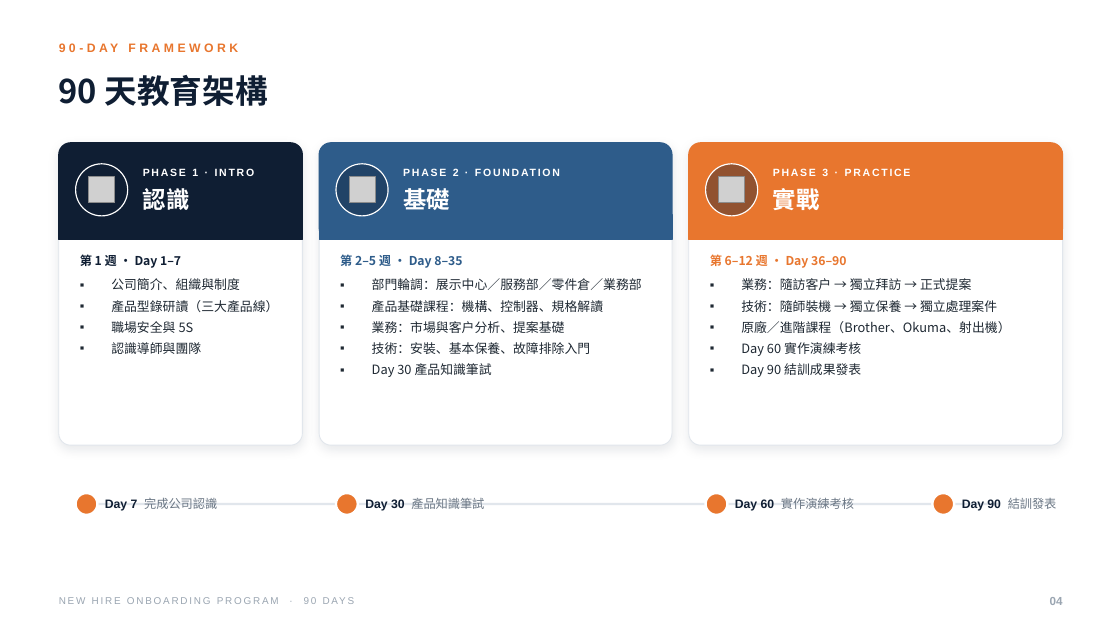
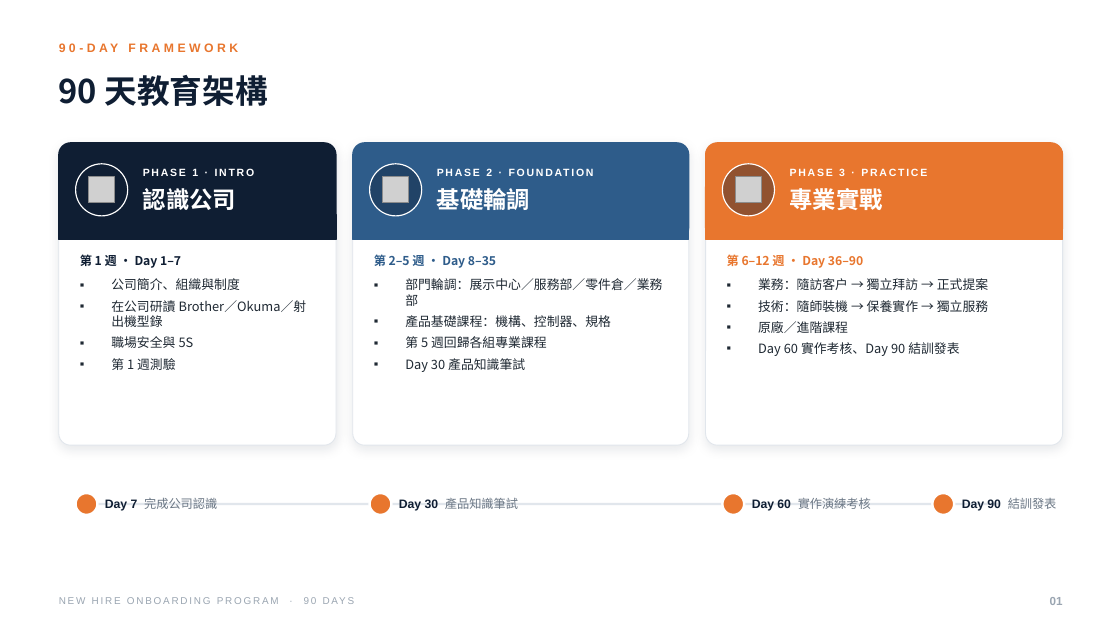
Before and after one commit to KiyotaJesse/apex-public-data, a slide deck: slide 2 of 新人90天教育訓練計畫.pptx (slide 5 before the commit). Drawn at 1120x630 pixels with LibreOffice and Linux fonts; fonts in the diff are those of the drawing; grey boxes stand for pictures. Boxes give left, top, right and bottom in pixels: in the first picture for what was removed or moved away, otherwise in the second. Text is boxed around its words. In the diff, an @@ line names an element or a change of style, - is before the commit and + after.

```diff
--- a/新人90天教育訓練計畫.pptx
+++ b/新人90天教育訓練計畫.pptx
@@ rounded rectangle: place and size @@
-rounded rectangle at [59, 143, 302, 445]
+rounded rectangle at [59, 143, 336, 445]
@@ rounded rectangle at [59, 143, 336, 445]: proportions changed @@
@@ rounded rectangle: place and size @@
-rounded rectangle at [59, 143, 302, 239]
+rounded rectangle at [59, 143, 336, 239]
@@ rounded rectangle: place and size @@
-rounded rectangle at [319, 143, 672, 445]
+rounded rectangle at [353, 143, 689, 445]
@@ rounded rectangle: place and size @@
-rounded rectangle at [319, 143, 672, 239]
+rounded rectangle at [353, 143, 689, 239]
@@ rounded rectangle: place and size @@
-rounded rectangle at [689, 143, 1063, 445]
+rounded rectangle at [706, 143, 1063, 445]
@@ rounded rectangle: place and size @@
-rounded rectangle at [689, 143, 1063, 239]
+rounded rectangle at [706, 143, 1063, 239]
@@ picture: place and size @@
-picture at [350, 176, 376, 202]
+picture at [382, 176, 408, 202]
@@ text "PHASE 2 · FOUNDATION": place and size @@
-text "PHASE 2 · FOUNDATION" at [453, 168, 459, 176]
+text "PHASE 2 · FOUNDATION" at [486, 168, 492, 176]
@@ picture: place and size @@
-picture at [718, 176, 744, 202]
+picture at [736, 176, 762, 202]
@@ text "PHASE 3 · PRACTICE": place and size @@
-text "PHASE 3 · PRACTICE" at [773, 168, 911, 176]
+text "PHASE 3 · PRACTICE" at [790, 168, 927, 176]
@@ text at [143, 188, 236, 210]: text changed @@
-認識
+認識公司
@@ text at [437, 185, 530, 215]: text changed @@
-基礎
+基礎輪調
@@ text at [790, 185, 883, 215]: text changed @@
-實戰
+專業實戰
@@ rectangle: place and size @@
-rectangle at [59, 214, 302, 239]
+rectangle at [59, 214, 336, 239]
@@ rectangle: place and size @@
-rectangle at [319, 214, 672, 239]
+rectangle at [353, 214, 689, 239]
@@ rectangle: place and size @@
-rectangle at [689, 214, 1063, 239]
+rectangle at [706, 214, 1063, 239]
@@ text "第 2–5 週 ・ Day ...": place and size @@
-text "第 2–5 週 ・ Day ..." at [340, 252, 462, 269]
+text "第 2–5 週 ・ Day ..." at [374, 252, 496, 269]
@@ text "第 6–12 週 ・ Day ...": place and size @@
-text "第 6–12 週 ・ Day ..." at [710, 252, 846, 269]
+text "第 6–12 週 ・ Day ..." at [727, 252, 863, 269]
@@ text "部門輪調：展示中心／服務部／零件倉／業務部": place and size @@
-text "部門輪調：展示中心／服務部／零件倉／業務部" at [372, 278, 642, 377]
+text "部門輪調：展示中心／服務部／零件倉／業務部" at [405, 278, 662, 372]
@@ text "業務：隨訪客戶 → 獨立拜訪 → 正式提案": place and size @@
-text "業務：隨訪客戶 → 獨立拜訪 → 正式提案" at [741, 278, 1010, 377]
+text "業務：隨訪客戶 → 獨立拜訪 → 正式提案" at [758, 278, 988, 356]
@@ text at [111, 300, 307, 327]: text changed @@
-▪ 產品型錄研讀（三大產品線）
+▪ 在公司研讀 Brother／Okuma／射出機型錄
@@ text at [405, 315, 611, 348]: text changed @@
-▪ 產品基礎課程：機構、控制器、規格解讀
-▪ 業務：市場與客戶分析、提案基礎
-▪ 技術：安裝、基本保養、故障排除入門
+▪ 產品基礎課程：機構、控制器、規格
+▪ 第 5 週回歸各組專業課程
@@ text at [758, 300, 988, 356]: text changed @@
-▪ 技術：隨師裝機 → 獨立保養 → 獨立處理案件
-▪ 原廠／進階課程（Brother、Okuma、射出機）
-▪ Day 60 實作演練考核
-▪ Day 90 結訓成果發表
+▪ 技術：隨師裝機 → 保養實作 → 獨立服務
+▪ 原廠／進階課程
+▪ Day 60 實作考核、Day 90 結訓發表
@@ text at [111, 358, 176, 370]: text changed @@
-▪ 認識導師與團隊
+▪ 第 1 週測驗
@@ 2 ellipses, 1 text: place and size @@
-2 ellipses, 1 text at [336, 164, 484, 515]
+2 ellipses, 1 text at [370, 164, 518, 515]
@@ 2 ellipses, 1 text: place and size @@
-2 ellipses, 1 text at [706, 164, 854, 515]
+2 ellipses, 1 text at [723, 164, 871, 515]
@@ text at [1050, 597, 1063, 605]: text changed @@
-04
+01
```
Also in this commit, not shown: 5 other slides changed, 1 slide added, 14 slides removed.
